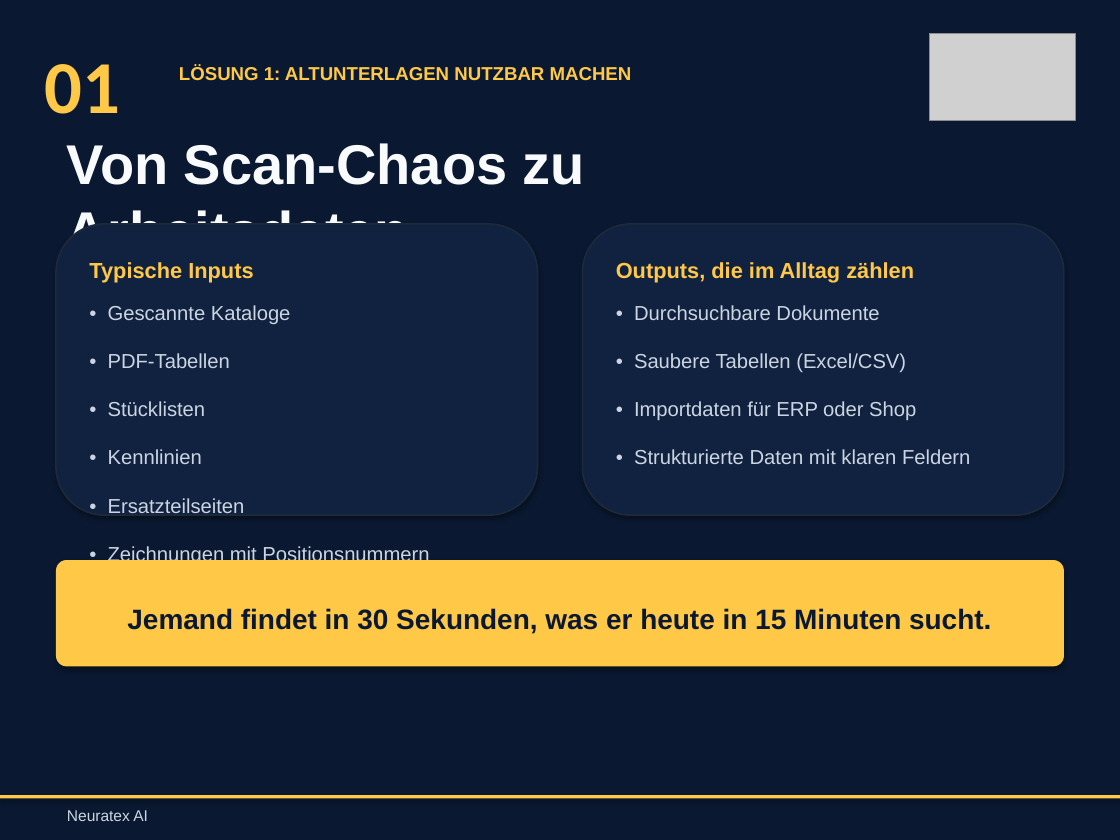
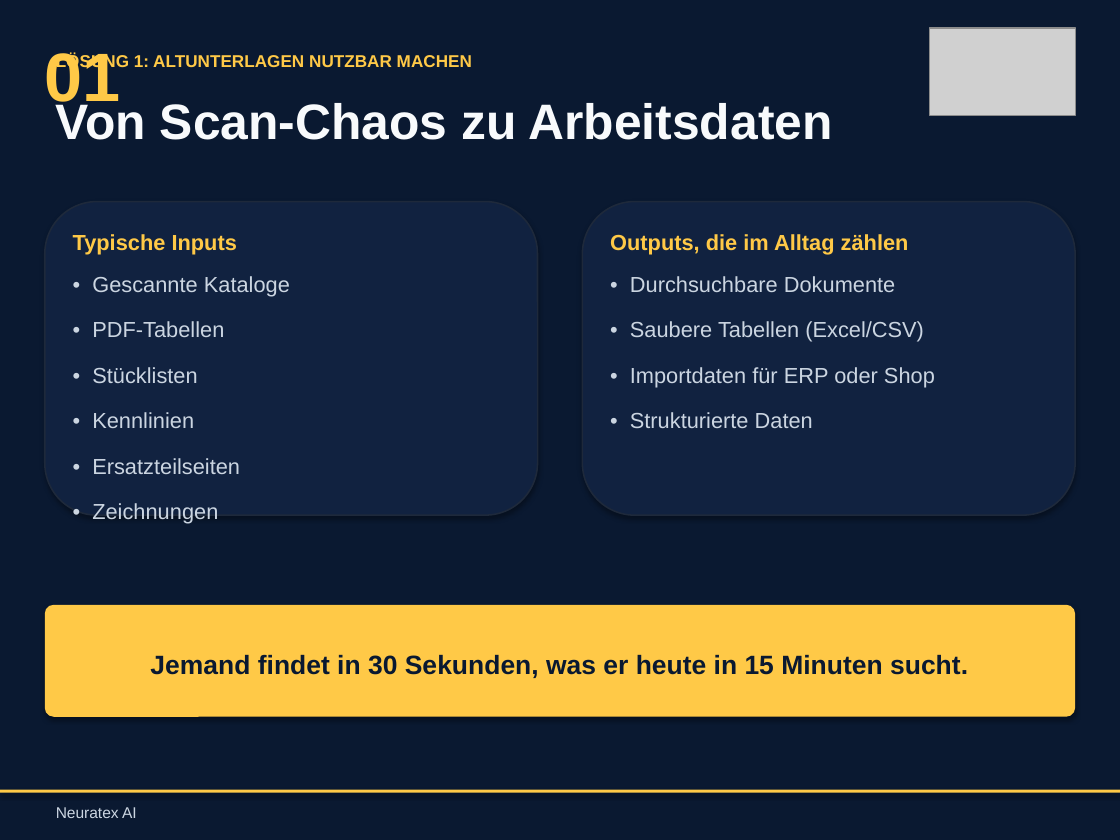
Before and after one commit to philxnovatex/ki-beratung_website, a slide deck: slide 6 of presentations/Neuratex_AI_Praesentation.pptx. Drawn at 1120x840 pixels with LibreOffice and Linux fonts; fonts in the diff are those of the drawing; grey boxes stand for pictures. Boxes give left, top, right and bottom in pixels: in the first picture for what was removed or moved away, otherwise in the second. Text is boxed around its words. In the diff, an @@ line names an element or a change of style, - is before the commit and + after.

```diff
--- a/presentations/Neuratex_AI_Praesentation.pptx
+++ b/presentations/Neuratex_AI_Praesentation.pptx
@@ text "01" at (x1=45, y1=52, x2=121, y2=114): size 48 to 44 pt, font Calibri to Arial @@
@@ picture moved from (x1=930, y1=34, x2=1075, y2=121) to (x1=930, y1=28, x2=1075, y2=115) @@
@@ text "LÖSUNG 1: ALTUNTERLAGEN NUTZBAR MACHEN" moved from (x1=179, y1=65, x2=632, y2=81) to (x1=56, y1=53, x2=472, y2=71) @@
@@ text "LÖSUNG 1: ALTUNTERLAGEN NUTZBAR MACHEN" at (x1=56, y1=53, x2=472, y2=71): size 12 to 11 pt @@
@@ text "Von Scan-Chaos zu Arbeitsdaten" moved from (x1=67, y1=143, x2=585, y2=234) to (x1=56, y1=99, x2=833, y2=140) @@
@@ text "Von Scan-Chaos zu Arbeitsdaten" at (x1=56, y1=99, x2=833, y2=140): size 36 to 32 pt @@
@@ rounded rectangle resized from (x1=56, y1=224, x2=538, y2=515) to (x1=45, y1=202, x2=538, y2=515) @@
@@ rounded rectangle resized from (x1=582, y1=224, x2=1064, y2=515) to (x1=582, y1=202, x2=1075, y2=515) @@
@@ text "Typische Inputs" moved from (x1=89, y1=262, x2=253, y2=283) to (x1=73, y1=234, x2=237, y2=254) @@
@@ text "Typische Inputs" at (x1=73, y1=234, x2=237, y2=254): line spacing 1.4 to 1.3 @@
@@ text "Outputs, die im Alltag zählen" at (x1=610, y1=234, x2=909, y2=254): line spacing 1.4 to 1.3 @@
@@ text "Outputs, die im Alltag zählen" moved from (x1=616, y1=262, x2=914, y2=283) to (x1=610, y1=234, x2=909, y2=254) @@
@@ text "• Gescannte Kataloge" moved from (x1=108, y1=305, x2=429, y2=566) to (x1=92, y1=276, x2=290, y2=524) @@
@@ text "• Durchsuchbare Dokumente" moved from (x1=634, y1=305, x2=970, y2=464) to (x1=630, y1=276, x2=935, y2=428) @@
@@ text at (x1=92, y1=276, x2=290, y2=474): size 13 to 14 pt in "• Gescannte Kataloge", "• PDF-Tabellen", "• Stücklisten", "• Kennlinien" and 1 more places; line spacing 1.6 to 1.5; less space between paragraphs @@
@@ text at (x1=630, y1=276, x2=935, y2=387): size 13 to 14 pt in "• Durchsuchbare Dokumente", "• Saubere Tabellen (Excel/CSV)", "• Importdaten für ERP oder Shop"; line spacing 1.6 to 1.5; less space between paragraphs @@
@@ text at (x1=630, y1=412, x2=813, y2=428): text changed; size 13 to 14 pt @@
-• Strukturierte Daten mit klaren Feldern
+• Strukturierte Daten
@@ text at (x1=92, y1=503, x2=218, y2=524): text changed; size 13 to 14 pt @@
-• Zeichnungen mit Positionsnummern
+• Zeichnungen
@@ rounded rectangle "Jemand findet in 30 Sekunden, ..." resized from (x1=56, y1=560, x2=1064, y2=666) to (x1=45, y1=605, x2=1075, y2=717) @@
@@ rounded rectangle "Jemand findet in 30 Sekunden, ..." at (x1=45, y1=605, x2=1075, y2=717): size 18 to 17 pt; line spacing 1.3 to 1.2; proportions changed @@
@@ rectangle moved from (x1=0, y1=795, x2=1120, y2=799) to (x1=0, y1=790, x2=1120, y2=793) @@
@@ text "Neuratex AI" moved from (x1=67, y1=810, x2=148, y2=821) to (x1=56, y1=807, x2=137, y2=818) @@
```
Also in this commit, not shown: 14 other slides changed, 1 other file.
